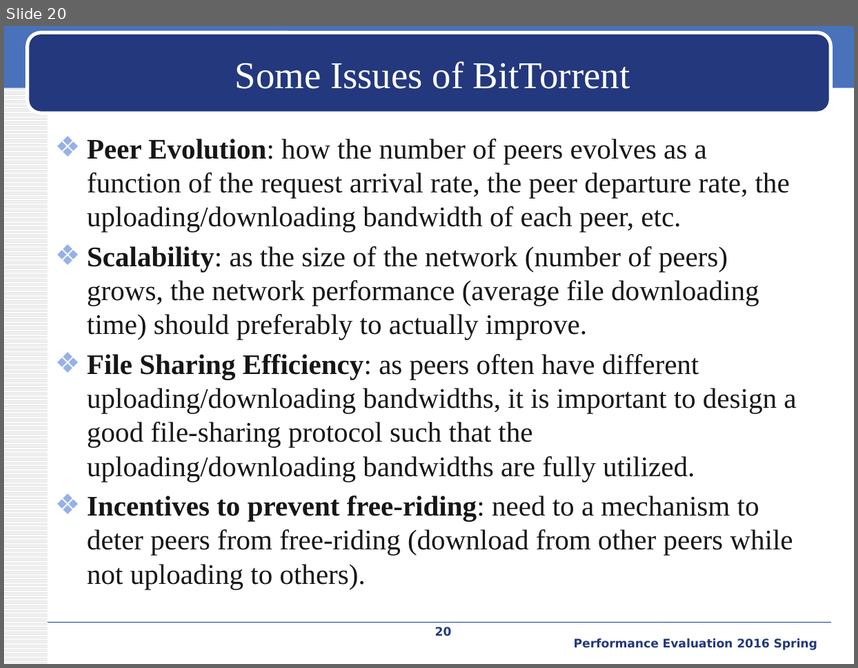
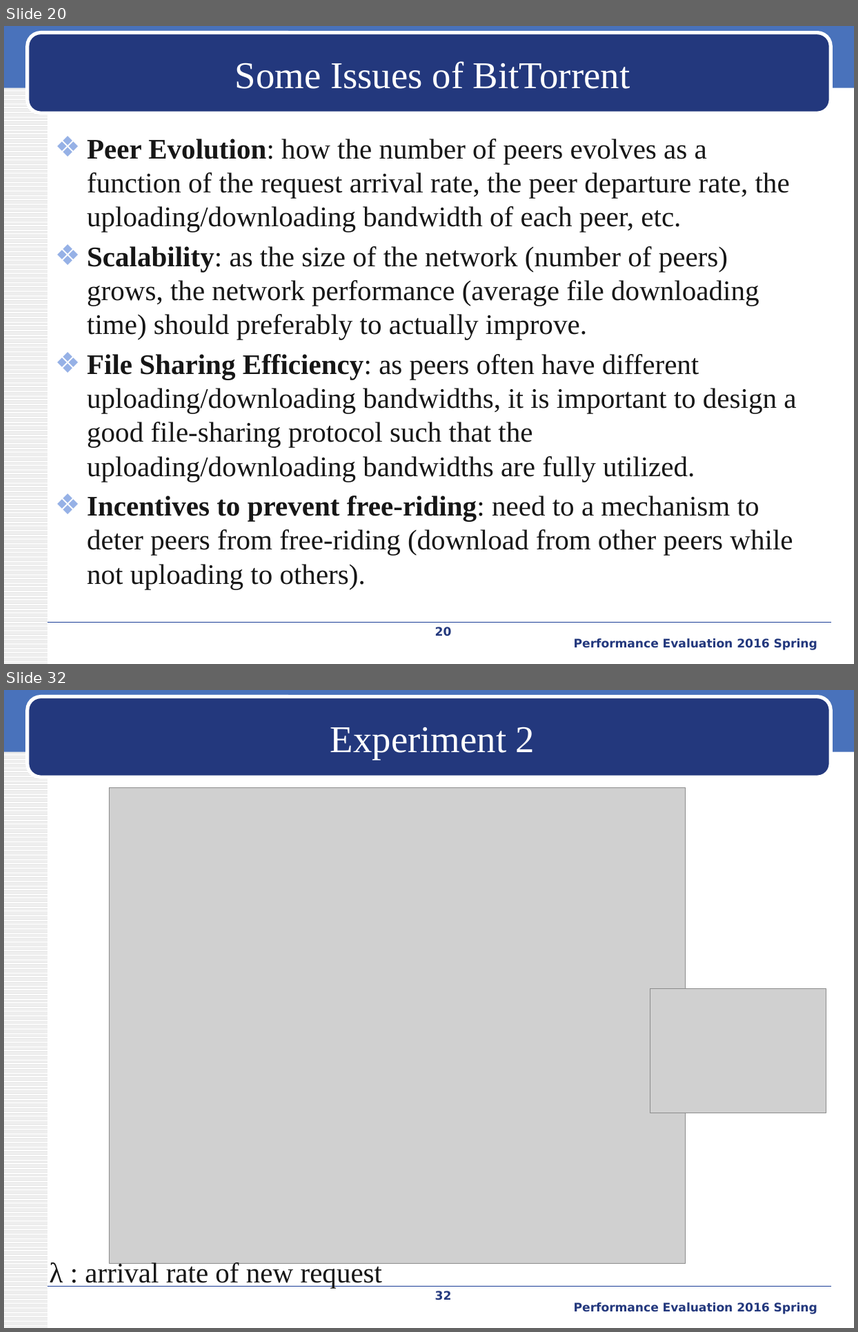
Before and after one commit to iamyuanchung/PE_104_2, a slide deck: final/BT-like-peer2peer.pptx. Shown one above the other, each under a label of ours: slide 20 before the commit, slides 20 and 32 after it; the slides between them are not shown. The pictures are 858x668 and 858x1332 pixels, drawn with LibreOffice and Linux fonts; fonts in the diff are those of the drawing; grey boxes stand for pictures; background and template pictures are left out. Boxes give left, top, right and bottom in pixels: in the first picture for what was removed or moved away, otherwise in the second. Text is boxed around its words. In the diff, an @@ line names an element or a change of style, - is before the commit and + after.

```diff
--- a/final/BT-like-peer2peer.pptx
+++ b/final/BT-like-peer2peer.pptx
@@ slide 32 added at [4, 690, 854, 1328], background #FFFFFF; not listed: 4 template elements that a slide beside it also shows @@
@@ title added at [330, 727, 535, 760], 32 pt, text #FFFFFF @@
+Experiment 2
@@ picture added at [110, 788, 686, 1263] @@
@@ picture added at [650, 988, 826, 1112] @@
@@ text added at [50, 1260, 383, 1288], 24 pt, text #161616 @@
+λ : arrival rate of new request
@@ page number added at [435, 1290, 452, 1300], 10 pt, text #23387D, bold @@
+32
@@ text added at [574, 1302, 818, 1314], 10 pt, text #23387D, bold @@
+Performance Evaluation 2016 Spring
```
Also in this commit, not shown: 4 slides changed, 17 other slides added.
